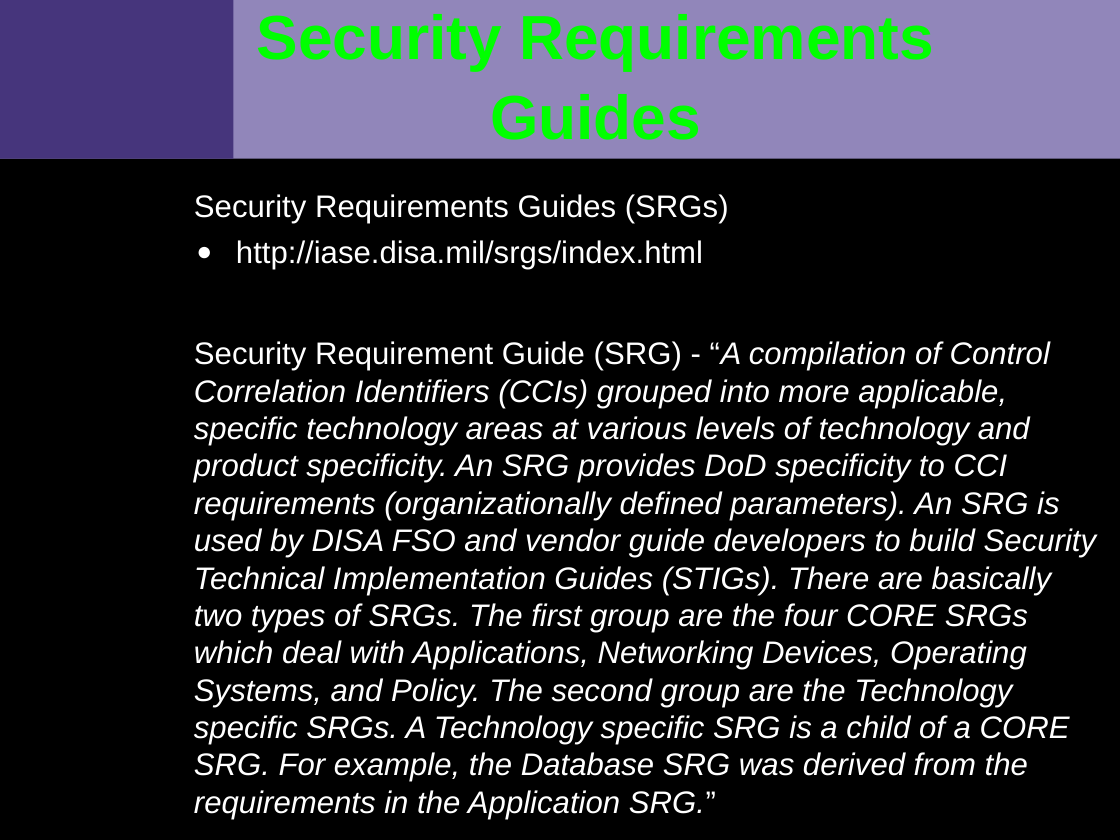
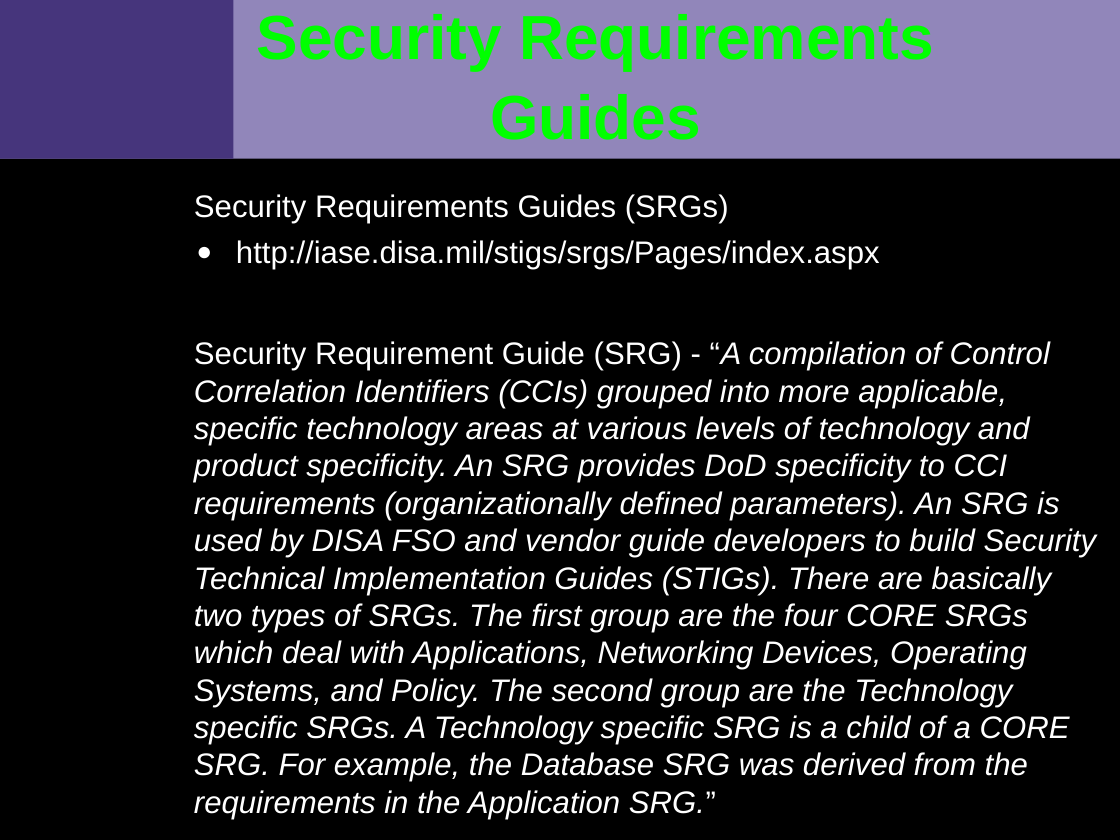
Before and after one commit to VCTLabs/elc2015-presentations, a slide deck: slide 6 of security_IoT/security_assessment_slides.odp. Drawn at 1120x840 pixels with LibreOffice and Linux fonts; fonts in the diff are those of the drawing; background and template pictures are left out. Boxes give left, top, right and bottom in pixels: in the first picture for what was removed or moved away, otherwise in the second. Text is boxed around its words. In the diff, an @@ line names an element or a change of style, - is before the commit and + after.

```diff
--- a/security_IoT/security_assessment_slides.odp
+++ b/security_IoT/security_assessment_slides.odp
@@ text at box(236, 240, 880, 269): text changed @@
-  ● http://iase.disa.mil/srgs/index.html
+  ● http://iase.disa.mil/stigs/srgs/Pages/index.aspx
```
Also in this commit, not shown: 7 other slides changed, 1 other file.
